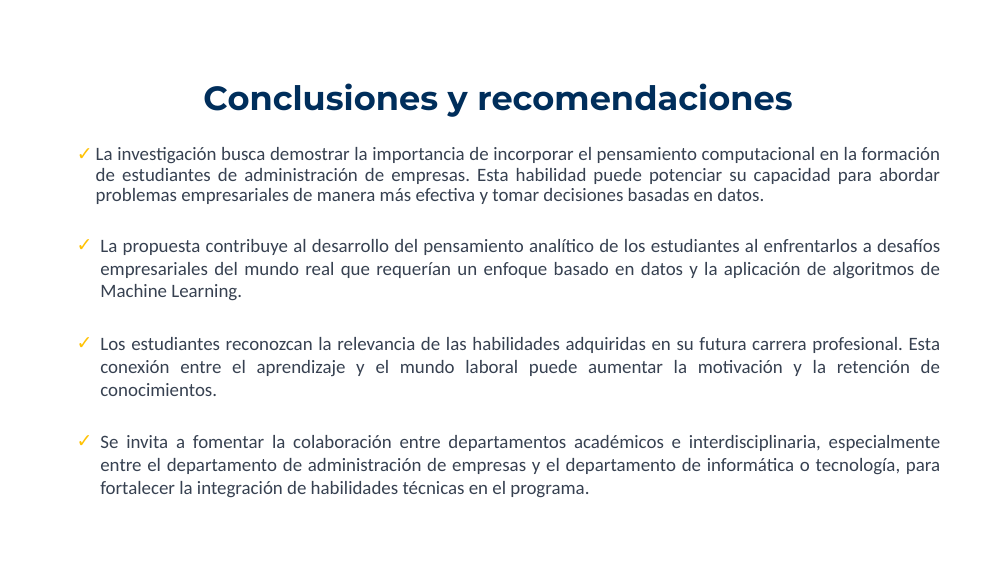
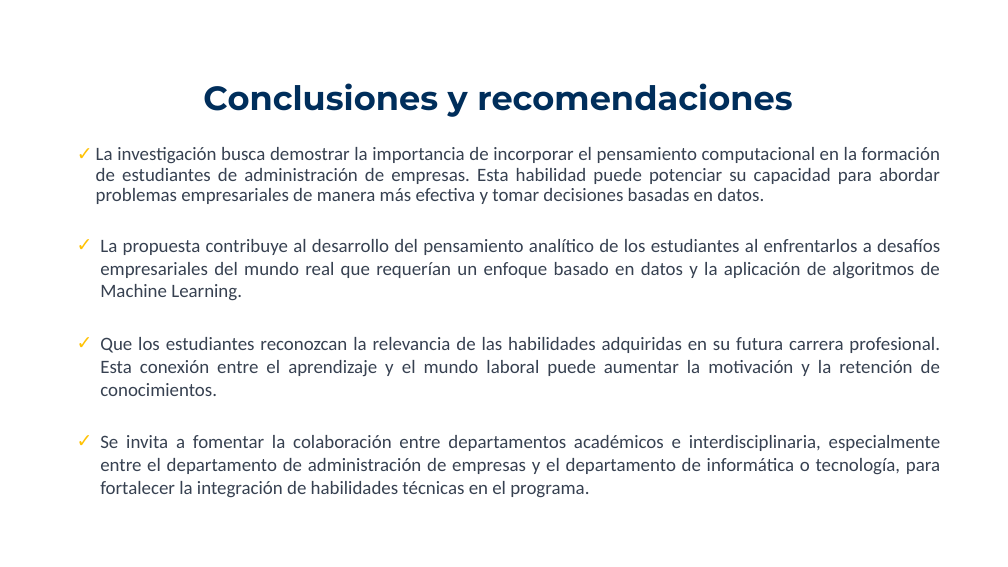
Before and after one commit to marco-canas/desarrollo_pensamiento_computacional, a slide deck: slide 5 of presentacion_ASCOLFA.pptx. Drawn at 1008x567 pixels with LibreOffice and Linux fonts; fonts in the diff are those of the drawing; background and template pictures are left out. Boxes give left, top, right and bottom in pixels: in the first picture for what was removed or moved away, otherwise in the second. Text is boxed around its words. In the diff, an @@ line names an element or a change of style, - is before the commit and + after.

```diff
--- a/presentacion_ASCOLFA.pptx
+++ b/presentacion_ASCOLFA.pptx
@@ text at [100,337,940,396]: text changed @@
-✓ Los estudiantes reconozcan la relevancia de las habilidades adquiridas en su futura carrera profesional. Esta conexión entre el aprendizaje y el mundo laboral puede aumentar la motivación y la retención de conocimientos.
+✓ Que los estudiantes reconozcan la relevancia de las habilidades adquiridas en su futura carrera profesional. Esta conexión entre el aprendizaje y el mundo laboral puede aumentar la motivación y la retención de conocimientos.
```
Also in this commit, not shown: 3 other files.
